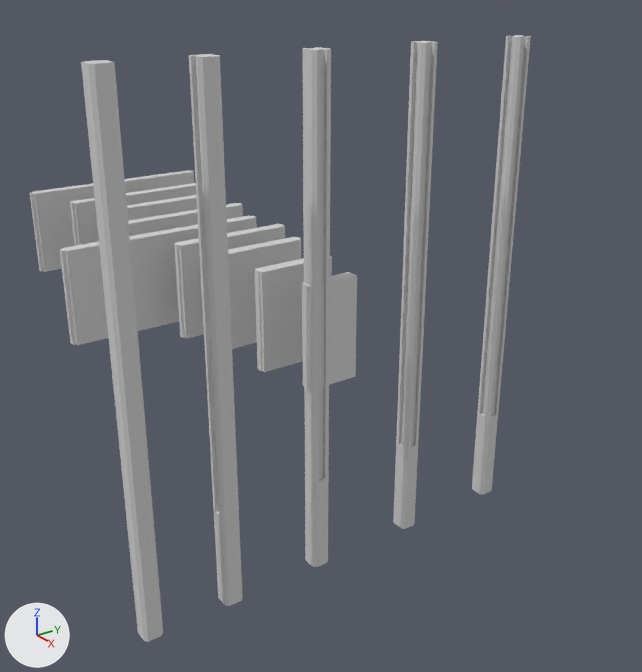
The Blender file SistemaPrefaHolcimStarter.blend as it was, and as the next commit left it.
The view is the same before and after, from a 50 mm camera at (7.79, -5.61, 3.94) aimed at (-2.1, 1.36, -1.1). Lighting does not change. The marker at lower left points along +X, +Y and +Z.

The older version as bpy lines, for what is in view:
```python
me_b1_cube_004 = bpy.data.meshes.new('B1_Cube.004')
me_b1_cube_004.from_pydata(...)  # 32 vertices, 22 faces, 12 loose edges; spans x -0.08..0.082, y -0.64..0.64, z -0.64..0.64
me_b1_cube_004.materials.append(mat_material_008)  # its picture is missing
me_b1_cube_006 = bpy.data.meshes.new('B1_Cube.006')
me_b1_cube_006.from_pydata(...)  # 32 vertices, 22 faces, 12 loose edges; spans x -0.08..0.08, y -0.64..0.64, z -0.94..0.94
me_b1_cube_006.materials.append(mat_material_010)  # its picture is missing
me_coltipob_cube_002 = bpy.data.meshes.new('ColTipoB_Cube.002')
me_coltipob_cube_002.from_pydata(...)  # 132 vertices, 111 faces; spans x -0.12..0.12, y -3.15..3.15, z -0.12..0.12
me_coltipob_cube_002.materials.append(mat_material_004)  # its picture is missing
ob_b0_0640 = bpy.data.objects.new('B0-0640', me_b1_cube_004)
ob_b0_0640.location = (-1.58, 0.0, 0.0)
ob_b0_0640.rotation_euler = (1.571, 0.0, 0.0)  # degrees (90, 0, 0)
ob_b1_094 = bpy.data.objects.new('B1-094', me_b1_cube_006)
ob_b1_094.location = (-3.58, 0.0, 0.0)
ob_b1_094.rotation_euler = (1.571, 0.0, 0.0)  # degrees (90, 0, 0)
ob_coltipoe = bpy.data.objects.new('ColTipoE', me_coltipob_cube_002)
ob_coltipoe.location = (0.0, 2.76, 0.0)
ob_coltipoe.rotation_euler = (1.571, 0.0, 0.0)  # degrees (90, 0, 0)
# also in view: 'B1-1420' at (-6.04, 0.0, 0.0); 'ColTipoD' at (0.0, 1.27, 0.0); 'B0_0820' at (-2.23, 0.0, 0.0); 'B0-0520' at (-0.73, 0.0, 0.0); 'ColTipoC' at (0.0, -0.18, 0.0)
```
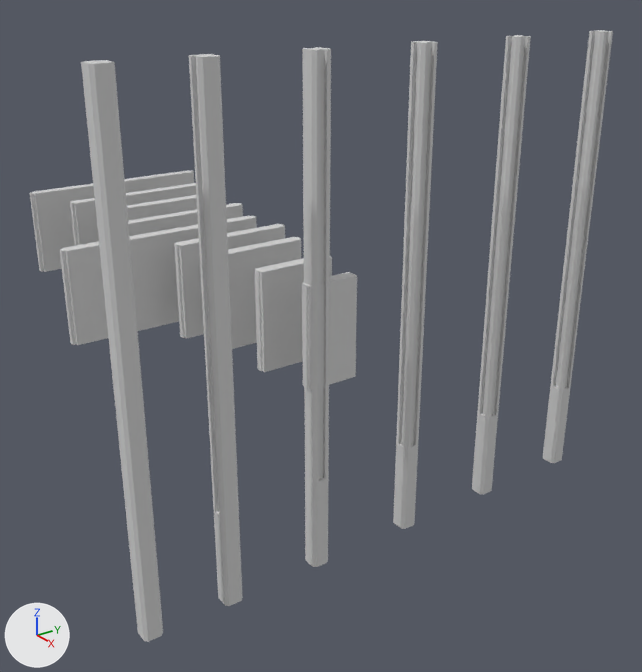
What changed in the scene script:
```text
Add mat_material_014:
    mat_material_014 = diffuse_material('Material.014')
    mat_material_014.base_color = (0.64, 0.64, 0.64)  # light grey #d1d1d1
Add me_coltipob_cube_003:
    me_coltipob_cube_003.from_pydata(...)  # 124 vertices, 105 faces; spans x -0.12..0.12, y -3.15..3.15, z -0.12..0.12
    me_coltipob_cube_003.materials.append(mat_material_014)  # its picture is missing
Add ob_coltipob_cube_003:
    ob_coltipob_cube_003 = bpy.data.objects.new('ColTipoB_Cube.003', me_coltipob_cube_003)
    ob_coltipob_cube_003.location = (0.0, 4.28, 0.0)
    ob_coltipob_cube_003.rotation_euler = (1.571, 0.0, 0.0)  # degrees (90, 0, 0)
```

Where the change shows, as pixel boxes [x1, y1, x2, y2] in the pictures (642 x 672 px):
'ColTipoB_Cube.003', added: after [543, 30, 613, 463]
